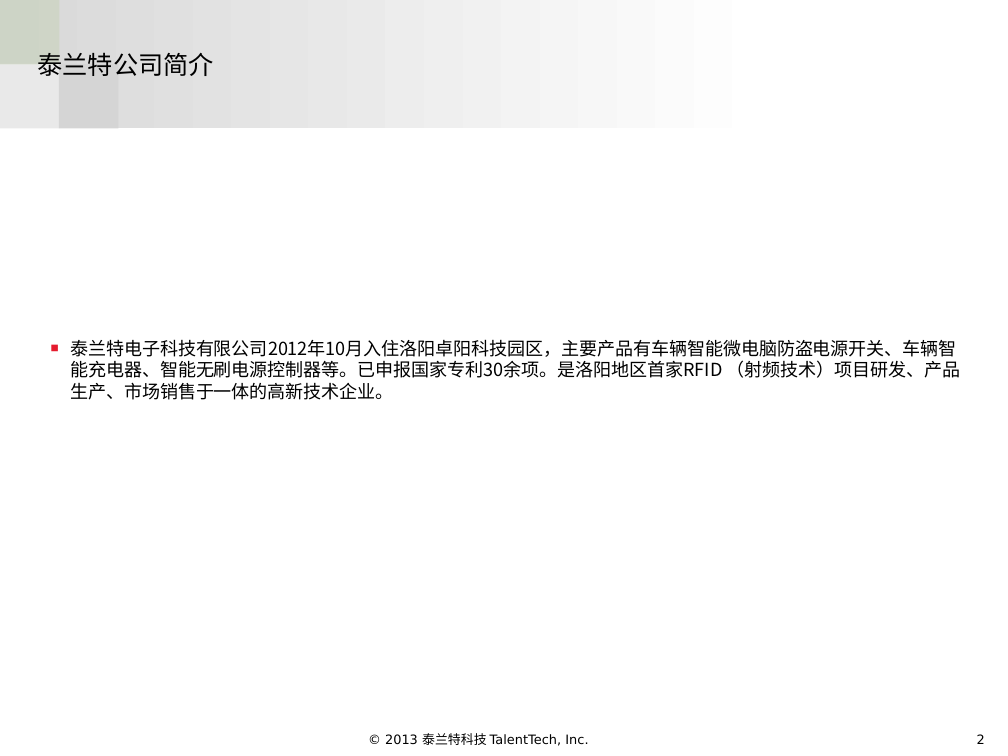
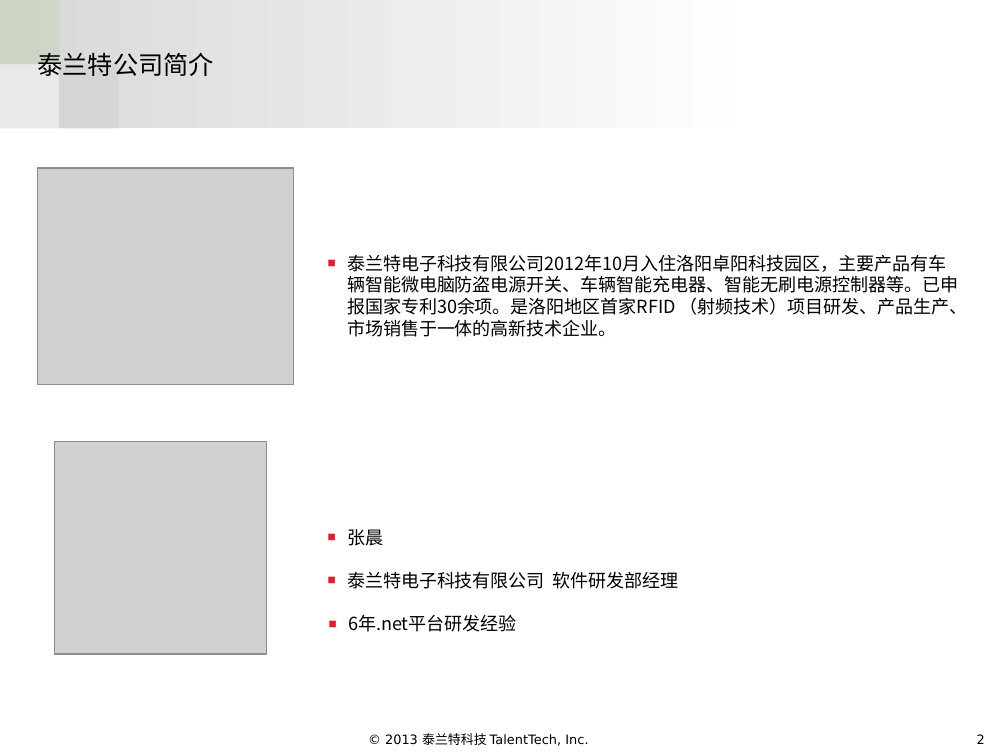
Before and after one commit to aqssxlzc/goagentAutoUpdate, a slide deck: slide 2 of RSA.pptx. Drawn at 1008x756 pixels with LibreOffice and Linux fonts; fonts in the diff are those of the drawing; grey boxes stand for pictures; background and template pictures are left out. Boxes give left, top, right and bottom in pixels: in the first picture for what was removed or moved away, otherwise in the second. Text is boxed around its words. In the diff, an @@ line names an element or a change of style, - is before the commit and + after.

```diff
--- a/RSA.pptx
+++ b/RSA.pptx
@@ picture added at (37,168,293,385) @@
@@ text "泰兰特电子科技有限公司2012年10月入住洛阳卓阳科技园区，主要产品有车辆智能微电脑防盗电源开关、车辆智能充电器、智能无 ..." rewrapped from (70,339,960,400) to (347,254,968,337) @@
@@ picture added at (54,442,266,653) @@
@@ text added at (347,529,383,546), 12.9 pt, text #000000 @@
+■ 张晨
@@ text added at (347,571,679,589), 12.9 pt, text #000000 @@
+■ 泰兰特电子科技有限公司 软件研发部经理
@@ text added at (348,615,516,632), 12.9 pt, text #000000 @@
+■ 6年.net平台研发经验
```
Also in this commit, not shown: 5 other slides changed, 2 slides added, 2 slides removed.
